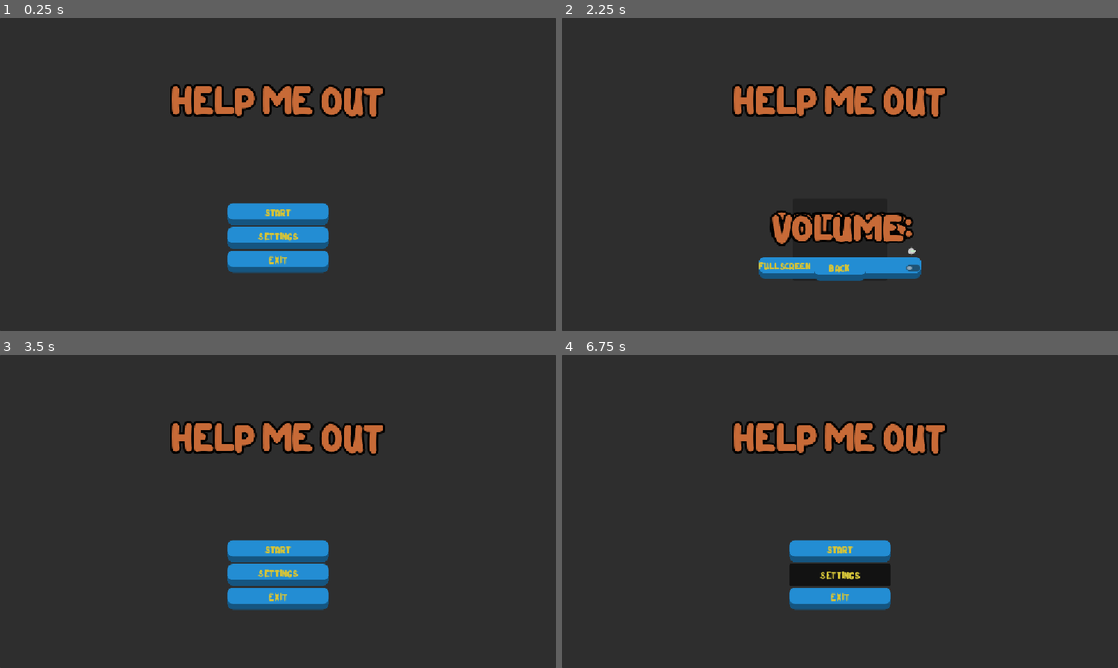
Above: before the commit, frames 1-4 (two rows, left to right).
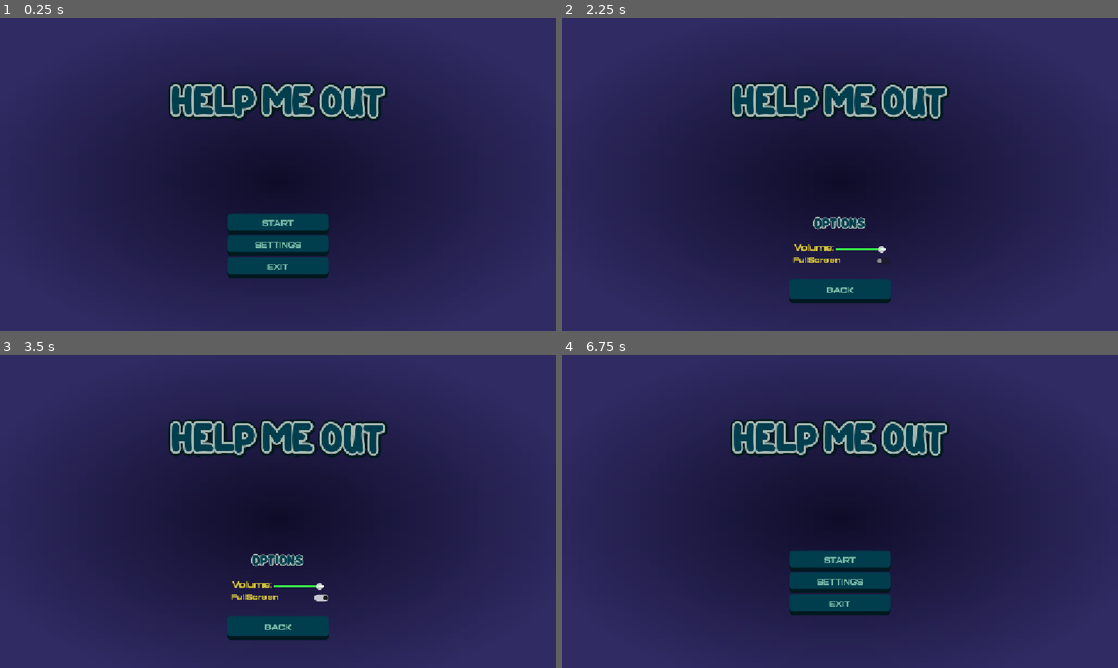
Above: after the commit, the same moments.

Repository: FAI8h/lil_guys_JAM1
Game: Godot game, scene res://scenes/game/main_menu.tscn
The game is run twice, just before and just after one commit, with the same random seed, the same clock (stepped at 60 frames per second) and the same inputs. This scene is started directly instead of the project's main scene.
Inputs (mouse positions are in pixels of both pictures, inside the frame that each line leads up to):
- Up to frame 1 (0.25 s): no input
- Up to frame 2 (2.25 s): click "START" at 0.5 s; click "START" at 1.25 s; click "SETTINGS" at 2 s
- Up to frame 3 (3.5 s): click "FullScreen" at 2.75 s
- Up to frame 4 (6.75 s): click (840, 630) at 3.5 s, where only the run after the commit has a clickable "BACK"; tap Enter at 4.25, 5.75 s; move the mouse to (962, 495) at 4.27 s; hold E (rotate_right) 4.28-5.03 s; click (962, 495) at 4.42 s; tap Space at 5, 6.5 s; move the mouse to (728, 527) at 5.02 s; hold Q (rotate_left) 5.03-5.78 s; click (728, 527) at 5.17 s; move the mouse to (895, 442) at 5.77 s; hold E (rotate_right) from 5.78 s (still down); click (895, 442) at 5.92 s; move the mouse to (812, 574) at 6.52 s; click (812, 574) at 6.67 s

The runs differ from the first frame. In frame 1, 88% of the frame differs, in the area x 0-100%, y 0-100%; in frame 2, 88%; in frame 3, 88%; in frame 4, 88%.

Commit message:
Add UI resources and scripts for game over and level transition functionality

Diff:
--- a/assets/resources/game_over.tres
+++ b/assets/resources/game_over.tres
@@ -1,51 +1,13 @@
 [gd_resource type="Theme" format=3 uid="uid://8i3ous0ugfgy"]
 
 [ext_resource type="FontFile" uid="uid://b6ief25uganq2" path="res://assets/fonts/Sport Break Free Version.otf" id="1_wi46j"]
+[ext_resource type="StyleBox" uid="uid://c68l4vc4osxyg" path="res://assets/resources/panel.tres" id="2_00mbi"]
+[ext_resource type="StyleBox" uid="uid://bp2xvd754ax0a" path="res://assets/resources/hover_button.tres" id="2_1plhm"]
 [ext_resource type="FontFile" uid="uid://ctfhbo6w2kc22" path="res://assets/fonts/Happy Chicken.ttf" id="2_xyh4l"]
+[ext_resource type="StyleBox" uid="uid://c50b3pha8tsam" path="res://assets/resources/normal_button.tres" id="3_0duip"]
+[ext_resource type="StyleBox" uid="uid://y4m7bdvwq28q" path="res://assets/resources/pressed_button.tres" id="4_a870m"]
 
 [sub_resource type="StyleBoxFlat" id="StyleBoxFlat_qsy4q"]
-
-[sub_resource type="StyleBoxFlat" id="StyleBoxFlat_7sale"]
-bg_color = Color(0, 0.23921569, 0.3019608, 1)
-border_width_bottom = 12
-border_color = Color(0, 0.09411765, 0.12156863, 1)
-corner_radius_top_left = 12
-corner_radius_top_right = 12
-corner_radius_bottom_right = 12
-corner_radius_bottom_left = 12
-expand_margin_top = 8.0
-
-[sub_resource type="StyleBoxFlat" id="StyleBoxFlat_xomc5"]
-bg_color = Color(0, 0.23921569, 0.3019608, 1)
-border_width_bottom = 12
-border_color = Color(0, 0.0959314, 0.12109375, 1)
-corner_radius_top_left = 12
-corner_radius_top_right = 12
-corner_radius_bottom_right = 12
-corner_radius_bottom_left = 12
-expand_margin_top = 8.0
-
-[sub_resource type="StyleBoxFlat" id="StyleBoxFlat_l06lr"]
-bg_color = Color(0, 0.23921569, 0.3019608, 1)
-border_width_top = 12
-border_color = Color(0.8, 0.8, 0.8, 0)
-corner_radius_top_left = 12
-corner_radius_top_right = 12
-corner_radius_bottom_right = 12
-corner_radius_bottom_left = 12
-expand_margin_top = 8.0
-
-[sub_resource type="Gradient" id="Gradient_er7gy"]
-offsets = PackedFloat32Array(0, 0.796748)
-colors = PackedColorArray(0.05882353, 0.047058824, 0.16078432, 1, 0.1882353, 0.16862746, 0.3882353, 1)
-
-[sub_resource type="GradientTexture2D" id="GradientTexture2D_eq0ar"]
-gradient = SubResource("Gradient_er7gy")
-fill = 1
-fill_from = Vector2(0.5, 0.52136755)
-
-[sub_resource type="StyleBoxTexture" id="StyleBoxTexture_s16y6"]
-texture = SubResource("GradientTexture2D_eq0ar")
 
 [resource]
 default_font = ExtResource("2_xyh4l")
@@ -56,15 +18,15 @@
 Button/font_sizes/font_size = 40
 Button/fonts/font = ExtResource("1_wi46j")
 Button/styles/disabled = SubResource("StyleBoxFlat_qsy4q")
-Button/styles/hover = SubResource("StyleBoxFlat_7sale")
-Button/styles/normal = SubResource("StyleBoxFlat_xomc5")
-Button/styles/pressed = SubResource("StyleBoxFlat_l06lr")
+Button/styles/hover = ExtResource("2_1plhm")
+Button/styles/normal = ExtResource("3_0duip")
+Button/styles/pressed = ExtResource("4_a870m")
 Label/colors/font_color = Color(0, 0.23921569, 0.3019608, 1)
-Label/colors/font_outline_color = Color(0.6549072, 0.72265625, 0.69003636, 1)
+Label/colors/font_outline_color = Color(0.654902, 0.72156864, 0.6901961, 1)
 Label/colors/font_shadow_color = Color(0, 0.09411765, 0.12156863, 1)
 Label/constants/outline_size = 31
 Label/constants/shadow_offset_x = 2
 Label/constants/shadow_offset_y = 2
 Label/constants/shadow_outline_size = 52
 Label/font_sizes/font_size = 82
-Panel/styles/panel = SubResource("StyleBoxTexture_s16y6")
+Panel/styles/panel = ExtResource("2_00mbi")
--- /dev/null
+++ b/assets/resources/hover_button.tres
@@ -0,0 +1,11 @@
+[gd_resource type="StyleBoxFlat" format=3 uid="uid://bp2xvd754ax0a"]
+
+[resource]
+bg_color = Color(0, 0.23921569, 0.3019608, 1)
+border_width_bottom = 12
+border_color = Color(0, 0.09411765, 0.12156863, 1)
+corner_radius_top_left = 12
+corner_radius_top_right = 12
+corner_radius_bottom_right = 12
+corner_radius_bottom_left = 12
+expand_margin_top = 8.0
--- /dev/null
+++ b/assets/resources/normal_button.tres
@@ -0,0 +1,11 @@
+[gd_resource type="StyleBoxFlat" format=3 uid="uid://c50b3pha8tsam"]
+
+[resource]
+bg_color = Color(0, 0.23921569, 0.3019608, 1)
+border_width_bottom = 12
+border_color = Color(0, 0.0959314, 0.12109375, 1)
+corner_radius_top_left = 12
+corner_radius_top_right = 12
+corner_radius_bottom_right = 12
+corner_radius_bottom_left = 12
+expand_margin_top = 8.0
--- /dev/null
+++ b/assets/resources/panel.tres
@@ -0,0 +1,13 @@
+[gd_resource type="StyleBoxTexture" format=3 uid="uid://c68l4vc4osxyg"]
+
+[sub_resource type="Gradient" id="Gradient_er7gy"]
+offsets = PackedFloat32Array(0, 0.796748)
+colors = PackedColorArray(0.05882353, 0.047058824, 0.16078432, 1, 0.1882353, 0.16862746, 0.3882353, 1)
+
+[sub_resource type="GradientTexture2D" id="GradientTexture2D_eq0ar"]
+gradient = SubResource("Gradient_er7gy")
+fill = 1
+fill_from = Vector2(0.5, 0.52136755)
+
+[resource]
+texture = SubResource("GradientTexture2D_eq0ar")
--- /dev/null
+++ b/assets/resources/pressed_button.tres
@@ -0,0 +1,11 @@
+[gd_resource type="StyleBoxFlat" format=3 uid="uid://y4m7bdvwq28q"]
+
+[resource]
+bg_color = Color(0, 0.23921569, 0.3019608, 1)
+border_width_top = 12
+border_color = Color(0.8, 0.8, 0.8, 0)
+corner_radius_top_left = 12
+corner_radius_top_right = 12
+corner_radius_bottom_right = 12
+corner_radius_bottom_left = 12
+expand_margin_top = 8.0
--- a/project.godot
+++ b/project.godot
@@ -21,7 +21,7 @@
 
 [display]
 
-window/size/mode=3
+window/subwindows/embed_subwindows=false
 window/stretch/mode="canvas_items"
 window/stretch/aspect="expand"
 
--- a/scenes/game/game_over.tscn
+++ b/scenes/game/game_over.tscn
@@ -1,5 +1,6 @@
 [gd_scene format=3 uid="uid://blawfxf3e1jv2"]
 
+[ext_resource type="Script" uid="uid://bq0ikohxdvgrf" path="res://scripts/UI/game_over.gd" id="1_er7gy"]
 [ext_resource type="Theme" uid="uid://8i3ous0ugfgy" path="res://assets/resources/game_over.tres" id="1_hfhxj"]
 
 [node name="GameOver" type="Control" unique_id=311656308]
@@ -9,6 +10,7 @@
 anchor_bottom = 1.0
 grow_horizontal = 2
 grow_vertical = 2
+script = ExtResource("1_er7gy")
 
 [node name="Panel" type="Panel" parent="." unique_id=1217200119]
 layout_mode = 1
@@ -60,3 +62,6 @@
 [node name="Quit" type="Button" parent="Panel/VBoxContainer" unique_id=1947955794]
 layout_mode = 2
 text = "QUIT"
+
+[connection signal="pressed" from="Panel/VBoxContainer/Restart" to="." method="_on_restart_pressed"]
+[connection signal="pressed" from="Panel/VBoxContainer/Quit" to="." method="_on_quit_pressed"]
--- a/scenes/game/game_world.tscn
+++ b/scenes/game/game_world.tscn
@@ -5,6 +5,7 @@
 [ext_resource type="Script" uid="uid://b6m87ns88bvs6" path="res://scripts/game/scene_manager.gd" id="3_1dopo"]
 [ext_resource type="Script" uid="uid://cx1shkhh350yk" path="res://scripts/game/game_manager.gd" id="3_60nf8"]
 [ext_resource type="PackedScene" uid="uid://b1p8w6nxuv26t" path="res://scenes/game/hud.tscn" id="4_5livc"]
+[ext_resource type="Script" uid="uid://dauggmwkywvv1" path="res://scripts/UI/ui.gd" id="5_60nf8"]
 
 [node name="GameWorld" type="Node2D" unique_id=1272504983]
 
@@ -13,10 +14,11 @@
 [node name="GameManager" type="Node" parent="Managers" unique_id=1246112097]
 script = ExtResource("3_60nf8")
 
-[node name="SceneManager" type="Node" parent="Managers" unique_id=1914802289 node_paths=PackedStringArray("levels_node", "spawn_manager")]
+[node name="SceneManager" type="Node" parent="Managers" unique_id=1914802289 node_paths=PackedStringArray("levels_node", "spawn_manager", "transition")]
 script = ExtResource("3_1dopo")
 levels_node = NodePath("../../Levels")
 spawn_manager = NodePath("../SpawnManager")
+transition = NodePath("../../UI")
 
 [node name="SpawnManager" type="Node2D" parent="Managers" unique_id=1766391979]
 script = ExtResource("2_1dopo")
@@ -28,5 +30,12 @@
 [node name="Objects" type="Node2D" parent="." unique_id=1364783593 groups=["Objects"]]
 
 [node name="UI" type="CanvasLayer" parent="." unique_id=1755873656]
+script = ExtResource("5_60nf8")
+
+[node name="ColorRect" type="ColorRect" parent="UI" unique_id=1138668359]
+visible = false
+offset_right = 1152.0
+offset_bottom = 648.0
+color = Color(0, 0, 0, 1)
 
 [node name="HUD" parent="UI" unique_id=1754857177 instance=ExtResource("4_5livc")]
--- /dev/null
+++ b/scenes/game/level_transition.tscn
@@ -0,0 +1,11 @@
+[gd_scene format=3 uid="uid://u30m1ofrrncg"]
+
+[ext_resource type="Script" uid="uid://bwnwbaj7sym2e" path="res://scripts/UI/level_transition.gd" id="1_i35jc"]
+
+[node name="LevelTransition" type="CanvasLayer" unique_id=1795821401]
+script = ExtResource("1_i35jc")
+
+[node name="ColorRect" type="ColorRect" parent="." unique_id=1343299101]
+offset_right = 1152.0
+offset_bottom = 648.0
+color = Color(0, 0, 0, 1)
--- a/scenes/game/main_menu.tscn
+++ b/scenes/game/main_menu.tscn
@@ -2,36 +2,60 @@
 
 [ext_resource type="FontFile" uid="uid://ctfhbo6w2kc22" path="res://assets/fonts/Happy Chicken.ttf" id="1_e66b0"]
 [ext_resource type="Script" uid="uid://os26ro26ay8x" path="res://scripts/UI/main_menu.gd" id="1_ngy02"]
-
-[sub_resource type="StyleBoxFlat" id="StyleBoxFlat_ngy02"]
-content_margin_top = 4.0
-bg_color = Color(0.13909912, 0.55359125, 0.828125, 1)
-border_width_bottom = 12
-border_color = Color(0.083984375, 0.33453923, 0.5, 1)
-corner_radius_top_left = 12
-corner_radius_top_right = 12
-corner_radius_bottom_right = 12
-corner_radius_bottom_left = 12
+[ext_resource type="StyleBox" uid="uid://c68l4vc4osxyg" path="res://assets/resources/panel.tres" id="3_e66b0"]
+[ext_resource type="FontFile" uid="uid://b6ief25uganq2" path="res://assets/fonts/Sport Break Free Version.otf" id="4_3r4tm"]
+
+[sub_resource type="StyleBoxFlat" id="StyleBoxFlat_fpthd"]
+bg_color = Color(0, 0.23921569, 0.3019608, 1)
+border_width_bottom = 8
+border_color = Color(0, 0.0959314, 0.12109375, 1)
+corner_radius_top_left = 8
+corner_radius_top_right = 8
+corner_radius_bottom_right = 8
+corner_radius_bottom_left = 8
+expand_margin_top = 8.0
+
+[sub_resource type="StyleBoxFlat" id="StyleBoxFlat_3r4tm"]
+bg_color = Color(0, 0.23921569, 0.3019608, 1)
+border_width_bottom = 8
+border_color = Color(0, 0.0959314, 0.12109375, 1)
+corner_radius_top_left = 8
+corner_radius_top_right = 8
+corner_radius_bottom_right = 8
+corner_radius_bottom_left = 8
+expand_margin_top = 8.0
+
+[sub_resource type="StyleBoxFlat" id="StyleBoxFlat_gfgjs"]
+bg_color = Color(0, 0.23921569, 0.3019608, 1)
+border_width_top = 8
+border_color = Color(0.8, 0.8, 0.8, 0)
+corner_radius_top_left = 8
+corner_radius_top_right = 8
+corner_radius_bottom_right = 8
+corner_radius_bottom_left = 8
+expand_margin_top = 8.0
 
 [sub_resource type="Theme" id="Theme_00mbi"]
 default_font = ExtResource("1_e66b0")
-Button/colors/font_color = Color(0.83203125, 0.7652006, 0.2210083, 1)
-Button/colors/font_hover_color = Color(0.83137256, 0.7647059, 0.21960784, 1)
-Button/colors/font_pressed_color = Color(0.83137256, 0.7647059, 0.21960784, 1)
+Button/colors/font_color = Color(0.47058824, 0.73333335, 0.654902, 1)
+Button/colors/font_hover_color = Color(0.47058824, 0.73333335, 0.654902, 1)
+Button/colors/font_pressed_color = Color(0.47058824, 0.73333335, 0.654902, 1)
 Button/font_sizes/font_size = 16
-Button/fonts/font = ExtResource("1_e66b0")
-Button/styles/hover = null
-Button/styles/normal = SubResource("StyleBoxFlat_ngy02")
-Button/styles/pressed = null
-Label/colors/font_color = Color(0.78125, 0.41627204, 0.2166748, 1)
-Label/colors/font_outline_color = Color(0, 0, 0, 1)
-Label/colors/font_shadow_color = Color(0, 0, 0, 0)
+Button/fonts/font = ExtResource("4_3r4tm")
+Button/styles/hover = SubResource("StyleBoxFlat_fpthd")
+Button/styles/normal = SubResource("StyleBoxFlat_3r4tm")
+Button/styles/pressed = SubResource("StyleBoxFlat_gfgjs")
+Label/colors/font_color = Color(0, 0.23921569, 0.3019608, 1)
+Label/colors/font_outline_color = Color(0.654902, 0.72156864, 0.6901961, 1)
+Label/colors/font_shadow_color = Color(0, 0.09411765, 0.12156863, 1)
 Label/constants/outline_size = 18
 Label/constants/shadow_offset_x = 1
 Label/constants/shadow_offset_y = 1
-Label/constants/shadow_outline_size = 1
+Label/constants/shadow_outline_size = 36
 Label/font_sizes/font_size = 64
 Label/styles/normal = null
+
+[sub_resource type="StyleBoxEmpty" id="StyleBoxEmpty_fpthd"]
 
 [sub_resource type="StyleBoxLine" id="StyleBoxLine_qsy4q"]
 color = Color(1, 1, 1, 1)
@@ -44,6 +68,16 @@
 
 [sub_resource type="StyleBoxEmpty" id="StyleBoxEmpty_qsy4q"]
 
+[sub_resource type="StyleBoxEmpty" id="StyleBoxEmpty_oth1b"]
+
+[sub_resource type="StyleBoxEmpty" id="StyleBoxEmpty_3r4tm"]
+
+[sub_resource type="StyleBoxEmpty" id="StyleBoxEmpty_pciao"]
+
+[sub_resource type="StyleBoxEmpty" id="StyleBoxEmpty_lbnly"]
+
+[sub_resource type="StyleBoxEmpty" id="StyleBoxEmpty_7q3k2"]
+
 [node name="MainMenu" type="Control" unique_id=1966559734]
 layout_mode = 3
 anchors_preset = 15
@@ -61,6 +95,7 @@
 anchor_bottom = 1.0
 grow_horizontal = 2
 grow_vertical = 2
+theme_override_styles/panel = ExtResource("3_e66b0")
 
 [node name="Label" type="Label" parent="MainButtons" unique_id=1900810906]
 layout_mode = 1
@@ -84,48 +119,52 @@
 anchor_right = 0.5
 anchor_bottom = 0.5
 offset_left = -105.0
-offset_top = 81.45001
+offset_top = 88.74011
 offset_right = 105.0
-offset_bottom = 182.45001
-grow_horizontal = 2
-grow_vertical = 2
+offset_bottom = 215.0
+grow_horizontal = 2
+grow_vertical = 2
+theme_override_constants/separation = 10
 
 [node name="Start" type="Button" parent="MainButtons/VBoxContainer" unique_id=405378054]
 layout_mode = 2
+size_flags_vertical = 3
 text = "START"
 
 [node name="Settings" type="Button" parent="MainButtons/VBoxContainer" unique_id=1676445697]
 layout_mode = 2
+size_flags_vertical = 3
 text = "SETTINGS"
 
 [node name="Exit" type="Button" parent="MainButtons/VBoxContainer" unique_id=424101934]
 layout_mode = 2
+size_flags_vertical = 3
 text = "EXIT"
 
 [node name="Options" type="Panel" parent="." unique_id=255376014]
-visible = false
 layout_mode = 1
 anchors_preset = 8
 anchor_left = 0.5
 anchor_top = 0.5
 anchor_right = 0.5
 anchor_bottom = 0.5
-offset_left = -97.0
-offset_top = 49.704987
-offset_right = 97.0
-offset_bottom = 219.70496
-grow_horizontal = 2
-grow_vertical = 2
+offset_left = -106.0
+offset_top = 79.341
+offset_right = 106.0
+offset_bottom = 266.5653
+grow_horizontal = 2
+grow_vertical = 2
+theme_override_styles/panel = SubResource("StyleBoxEmpty_fpthd")
 
 [node name="Label" type="Label" parent="Options" unique_id=854135542]
 layout_mode = 1
-anchors_preset = 5
-anchor_left = 0.5
-anchor_right = 0.5
-offset_left = -46.0
-offset_right = 46.0
-offset_bottom = 23.0
-grow_horizontal = 2
+anchors_preset = 10
+anchor_right = 1.0
+offset_bottom = 43.0
+grow_horizontal = 2
+theme_override_constants/outline_size = 10
+theme_override_constants/shadow_outline_size = 0
+theme_override_font_sizes/font_size = 24
 text = "Options"
 horizontal_alignment = 1
 
@@ -145,6 +184,12 @@
 
 [node name="Label" type="Label" parent="Options/VBoxContainer/HBoxContainer" unique_id=1843445521]
 layout_mode = 2
+theme_override_colors/font_color = Color(0.83137256, 0.7647059, 0.21960784, 1)
+theme_override_colors/font_shadow_color = Color(0, 0.09411765, 0.12156863, 0)
+theme_override_colors/font_outline_color = Color(0, 0, 0, 0)
+theme_override_constants/shadow_outline_size = 0
+theme_override_fonts/font = ExtResource("4_3r4tm")
+theme_override_font_sizes/font_size = 18
 text = "  Volume:"
 horizontal_alignment = 1
 vertical_alignment = 1
@@ -167,21 +212,29 @@
 
 [node name="FullScreen" type="CheckButton" parent="Options/VBoxContainer" unique_id=143761514]
 layout_mode = 2
-text = "FullScreen"
+theme_override_colors/font_color = Color(0.83137256, 0.7647059, 0.21960784, 1)
+theme_override_colors/font_pressed_color = Color(0.83137256, 0.7647059, 0.21960784, 1)
+theme_override_colors/font_hover_color = Color(0.83137256, 0.7647059, 0.21960784, 1)
+theme_override_colors/font_hover_pressed_color = Color(0.83137256, 0.7647059, 0.21960784, 1)
+theme_override_fonts/font = ExtResource("4_3r4tm")
+theme_override_styles/normal = SubResource("StyleBoxEmpty_oth1b")
+theme_override_styles/pressed = SubResource("StyleBoxEmpty_3r4tm")
+theme_override_styles/hover = SubResource("StyleBoxEmpty_pciao")
+theme_override_styles/hover_pressed = SubResource("StyleBoxEmpty_lbnly")
+theme_override_styles/focus = SubResource("StyleBoxEmpty_7q3k2")
+text = "  FullScreen"
 
 [node name="Back" type="Button" parent="Options" unique_id=1863627553]
 layout_mode = 1
-anchors_preset = 7
-anchor_left = 0.5
+anchors_preset = 12
 anchor_top = 1.0
-anchor_right = 0.5
+anchor_right = 1.0
 anchor_bottom = 1.0
-offset_left = -54.0
-offset_top = -31.0
-offset_right = 54.0
+offset_top = -41.0
 grow_horizontal = 2
 grow_vertical = 0
 text = "BACK"
 
 [connection signal="pressed" from="MainButtons/VBoxContainer/Settings" to="." method="_on_settings_pressed"]
+[connection signal="toggled" from="Options/VBoxContainer/FullScreen" to="." method="_on_full_screen_toggled"]
 [connection signal="pressed" from="Options/Back" to="." method="_on_back_pressed"]
--- /dev/null
+++ b/scripts/UI/game_over.gd
@@ -0,0 +1,9 @@
+extends Control
+
+
+func _on_restart_pressed() -> void:
+	pass # Replace with function body.
+
+
+func _on_quit_pressed() -> void:
+	get_tree().quit()
--- /dev/null
+++ b/scripts/UI/level_transition.gd
@@ -0,0 +1,23 @@
+extends CanvasLayer
+
+@onready var color_rect : ColorRect = $ColorRect
+var scene_to_load : String
+var color_rect_tween : Tween
+
+func change_scene_to(scene_path : String) -> void:
+	if color_rect_tween:
+		color_rect_tween.kill()
+
+	scene_to_load = scene_path
+	get_tree().paused = true
+
+	color_rect_tween = create_tween()
+	color_rect_tween.set_trans(Tween.TRANS_SINE)
+	color_rect_tween.tween_property(color_rect, "modulate:a", 1.0, 0.2)
+	color_rect_tween.tween_callback(_load_new_scene)
+	color_rect_tween.tween_property(color_rect, "modulate:a", 0.0, 0.4)
+
+
+func _load_new_scene() -> void:
+	get_tree().paused = false
+	get_tree().call_deferred("change_scene_to_file", scene_to_load)
--- a/scripts/UI/main_menu.gd
+++ b/scripts/UI/main_menu.gd
@@ -15,3 +15,10 @@
 
 func _on_back_pressed() -> void:
     _ready()
+
+
+func _on_full_screen_toggled(toggled_on: bool) -> void:
+    if toggled_on == true:
+        DisplayServer.window_set_mode(DisplayServer.WINDOW_MODE_FULLSCREEN)
+    else:
+        DisplayServer.window_set_mode(DisplayServer.WINDOW_MODE_WINDOWED)
--- /dev/null
+++ b/scripts/UI/ui.gd
@@ -0,0 +1,23 @@
+extends CanvasLayer
+
+@onready var color_rect : ColorRect = $ColorRect
+var scene_to_load : String
+var color_rect_tween : Tween
+
+func change_scene_to(scene_path : String) -> void:
+	if color_rect_tween:
+		color_rect_tween.kill()
+
+	scene_to_load = scene_path
+	get_tree().paused = true
+
+	color_rect_tween = create_tween()
+	color_rect_tween.set_trans(Tween.TRANS_SINE)
+	color_rect_tween.tween_property(color_rect, "modulate:a", 1.0, 0.2)
+	color_rect_tween.tween_callback(_load_new_scene)
+	color_rect_tween.tween_property(color_rect, "modulate:a", 0.0, 0.4)
+
+
+func _load_new_scene() -> void:
+	get_tree().paused = false
+	get_tree().call_deferred("change_scene_to_file", scene_to_load)
--- a/scripts/game/placement_manager.gd
+++ b/scripts/game/placement_manager.gd
@@ -49,6 +49,11 @@
 		ghost_instance.collision_layer = 2
 		ghost_instance.collision_mask = 1
 		ghost_instance.input_pickable = true
+
+	if ghost_instance.has_method("rool_boost"):
+		print("rolling boost")
+		ghost_instance.rool_boost()
+
 	remaining_counts[current_item] -= 1
 	count_changed.emit(current_item, remaining_counts[current_item])
 	is_placing = false
--- a/scripts/game/scene_manager.gd
+++ b/scripts/game/scene_manager.gd
@@ -4,6 +4,8 @@
 
 @export var levels_node : Node2D
 @export var spawn_manager : SpawnManager
+
+@export var transition : CanvasLayer
 
 var current_level : Node2D
 var current_level_id : int
--- a/scripts/little_guy/arrow.gd
+++ b/scripts/little_guy/arrow.gd
@@ -2,12 +2,21 @@
 
 enum Direction  {UP, RIGHT, DOWN, LEFT}
 @export var choose_dir : Direction = Direction.UP
+
+@export var boost_chance : float = 0.5
+@export var boost_multiplier : float = 1.5
+var is_boost : bool = false
 
 var pointing_dir : Vector2
 var is_selected : bool = false
 
 func _ready() -> void:
 	_set_dir_rotation()
+
+func rool_boost() -> void:
+	is_boost = randf() < boost_chance
+	if is_boost:
+		modulate = Color(1.0, 0.8, 0.2)
 
 
 func _set_dir_rotation() -> void:
@@ -40,10 +49,11 @@
 
 func _on_body_entered(body: Node2D) -> void:
 	if body is LittleGuy:
-		print("player")
 		print(self.rotation)
 		if body.has_method("change_dir"):
 			body.change_dir(pointing_dir)
+		if body.has_method("apply_boost"):
+			body.apply_boost(boost_multiplier)
 
 
 func _on_input_event(_viewport: Node, event: InputEvent, _shape_idx: int) -> void:
@@ -53,4 +63,10 @@
 
 func set_selected(value: bool) -> void:
 	is_selected = value
-	modulate = Color.GREEN if is_selected else Color.GRAY
+	if is_selected:
+		modulate = Color.GREEN
+	else:
+		if is_boost:
+			modulate = Color(1.0, 0.8, 0.2)
+		else:
+			modulate = Color.WHITE
--- a/scripts/little_guy/little.gd
+++ b/scripts/little_guy/little.gd
@@ -36,3 +36,6 @@
 
 func die() -> void:
 	queue_free()
+
+func apply_boost(multiplier : float) -> void:
+	speed *= multiplier
Not shown, added: scripts/UI/game_over.gd.uid
Not shown, added: scripts/UI/level_transition.gd.uid
Not shown, added: scripts/UI/ui.gd.uid
